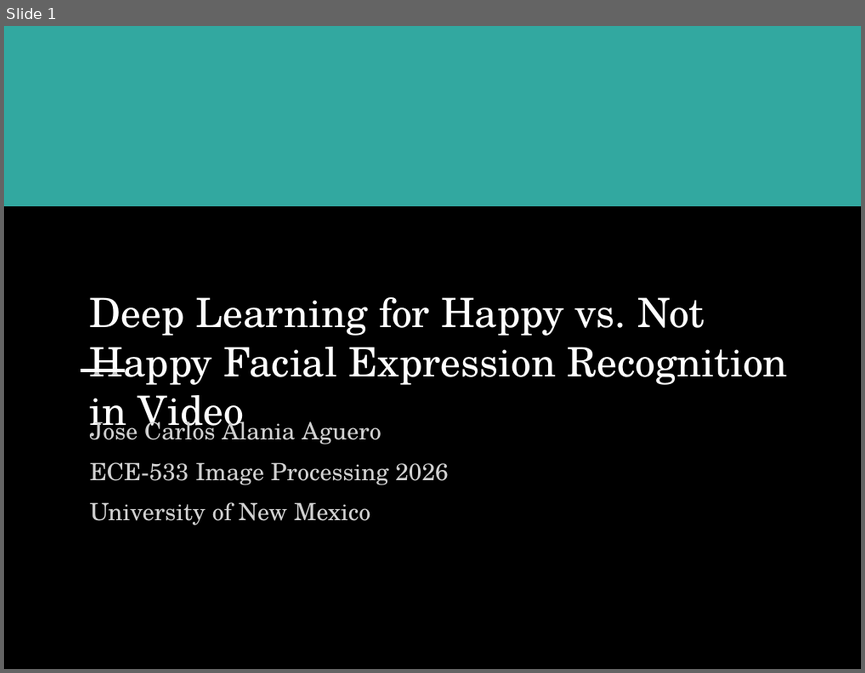
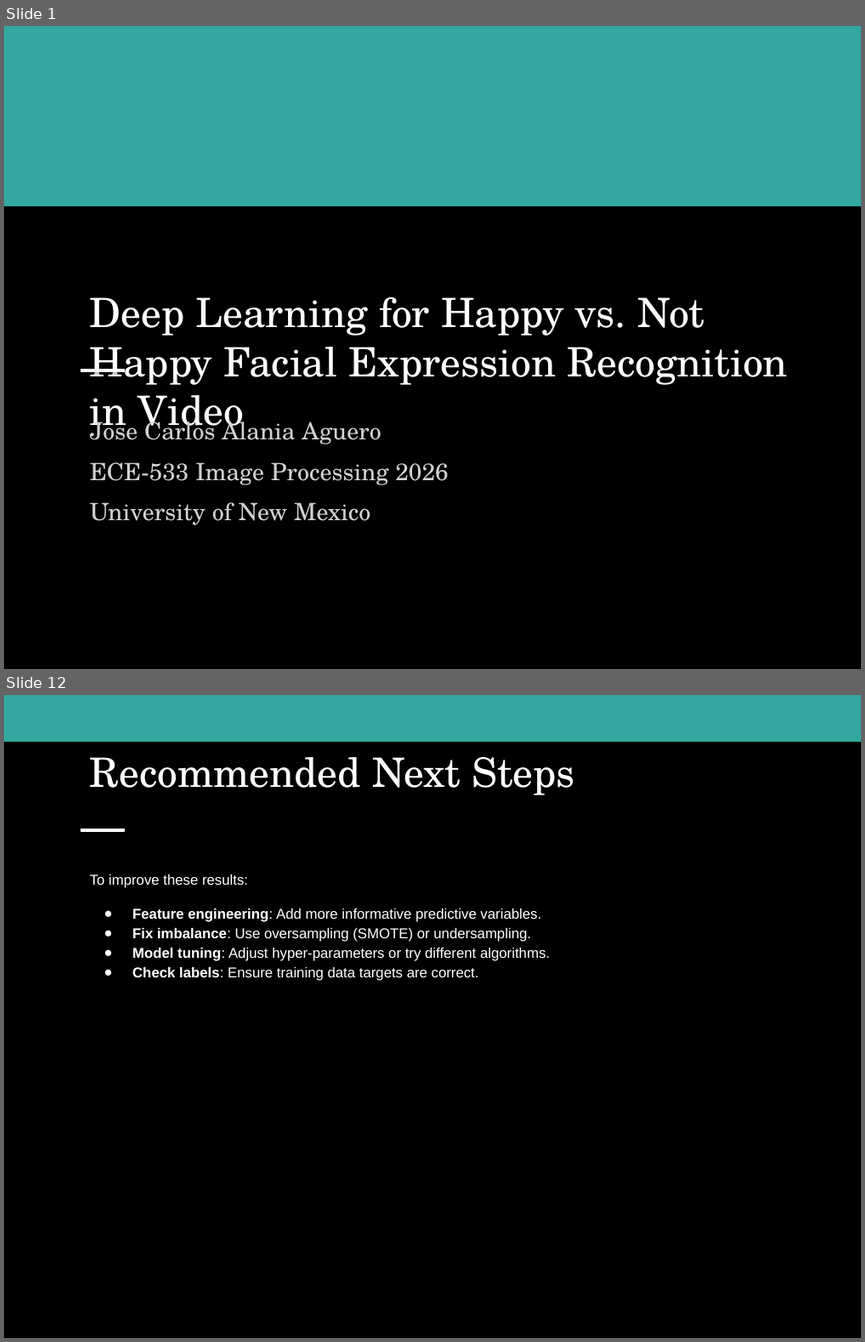
Before and after one commit to pepealania/image-processing-project-tutorial-deep-learning-happy-not-happy-classification, a slide deck: scientific_emotion_recognition_design.pptx. Shown one above the other, each under a label of ours: slide 1 before the commit, slides 1 and 12 after it; the slides between them are not shown. The pictures are 865x673 and 865x1342 pixels, drawn with LibreOffice and Linux fonts; fonts in the diff are those of the drawing. Boxes give left, top, right and bottom in pixels: in the first picture for what was removed or moved away, otherwise in the second. Text is boxed around its words. In the diff, an @@ line names an element or a change of style, - is before the commit and + after.

```diff
--- a/scientific_emotion_recognition_design.pptx
+++ b/scientific_emotion_recognition_design.pptx
@@ slide 12 added at bbox=[4, 695, 861, 1338], background #000000 @@
@@ rectangle added at bbox=[4, 695, 861, 741], fill #32A8A0, outline #32A8A0 0.75 pt @@
@@ text added at bbox=[90, 757, 575, 795], 34 pt, text #FFFFFF @@
+Recommended Next Steps
@@ rectangle added at bbox=[81, 828, 124, 831], fill #FFFFFF, outline #FFFFFF 0.75 pt @@
@@ text added at bbox=[90, 874, 550, 981], 12 pt, text #FFFFFF @@
+To improve these results:
+● Feature engineering: Add more informative predictive variables.
+● Fix imbalance: Use oversampling (SMOTE) or undersampling.
+● Model tuning: Adjust hyper-parameters or try different algorithms.
+● Check labels: Ensure training data targets are correct.
```
Also in this commit, not shown: 1 slide changed, 13 other slides added, 8 slides removed.
